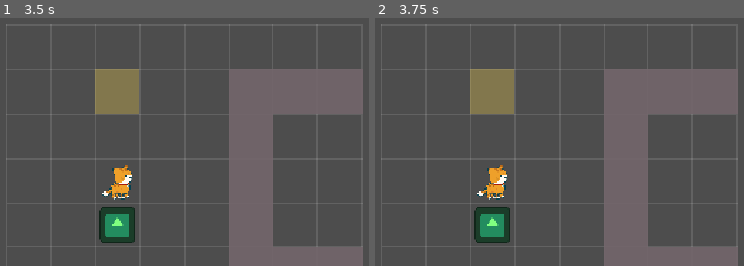
Above: before the commit, frames 1-2 (left to right).
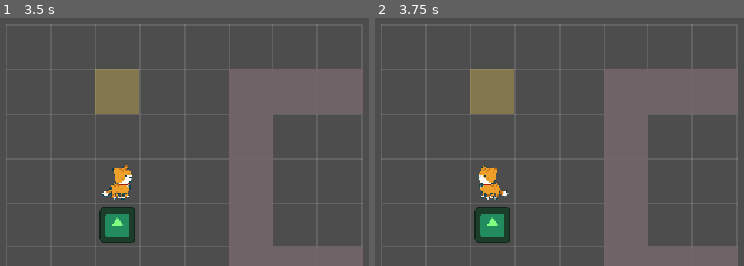
Above: after the commit, the same moments.

Repository: sigunthedeer/icg
Game: Godot game, scene res://puzzle.tscn
Same seed, same stepped clock (60 frames per second), same inputs: the game is played once before the commit and once after it. This scene is started directly instead of the project's main scene. The engine's default icon, where the game draws it, is replaced by a stand-in: a white triangle on a blue panel in a dark square.
Inputs:
- Up to frame 1 (3.5 s): tap Enter at 0.5, 2 s; hold Right (ui_right) 0.53-1.28 s; tap R every 0.75 s from 0.6 to 2.85 s; tap Space at 1.25, 2.75 s; hold Down (ui_down) 1.28-2.03 s; hold Right (ui_right) 2.03-2.78 s; hold Up (ui_up) from 2.78 s (still down)
- Up to frame 2 (3.75 s): tap Enter at 3.5 s; release Up (ui_up) at 3.53 s; hold Left (ui_left) from 3.53 s (still down); tap R at 3.6 s

Frame 1 is identical in both runs. In frame 2, 0.7% of the frame differs, in the area x 27-37%, y 59-74%.

Commit message:
Cat faces its walking direction

Diff:
--- a/puzzle.gd
+++ b/puzzle.gd
@@ -61,6 +61,11 @@
 		_try_move(step)
 
 func _try_move(step: Vector2i) -> void:
+	# Face the way we walk (only on left/right moves.)
+	if step.x > 0:
+		cat.flip_h = false # walking right
+	elif step.x < 0:
+		cat.flip_h = true # walking left
 	var target := cat_cell + step
 	if _blocked(target): # off-board OR a wall
 		return
